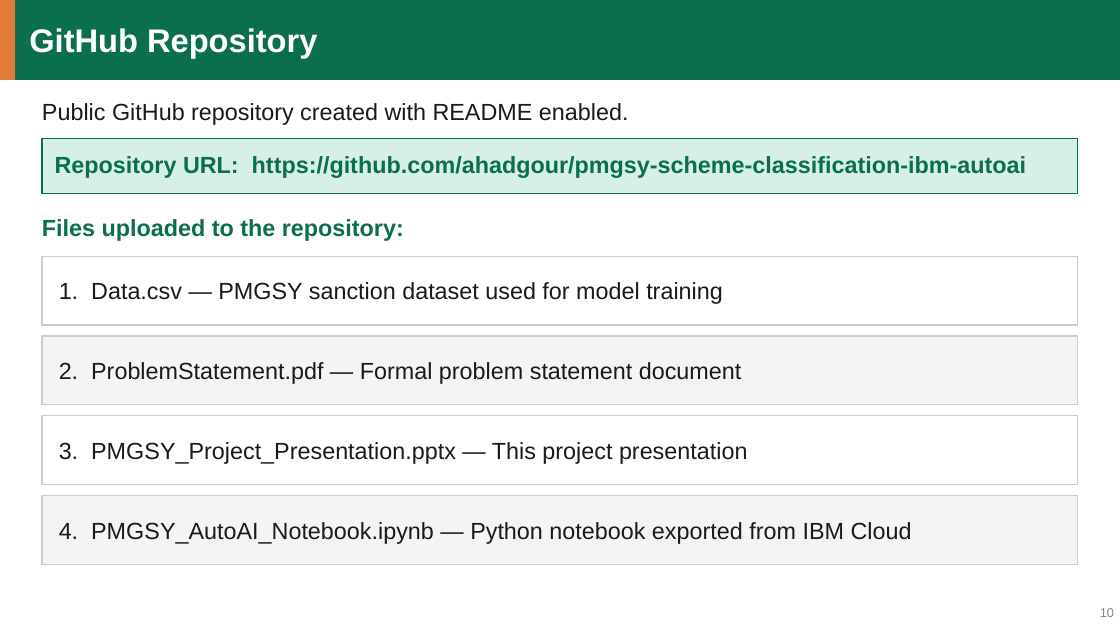
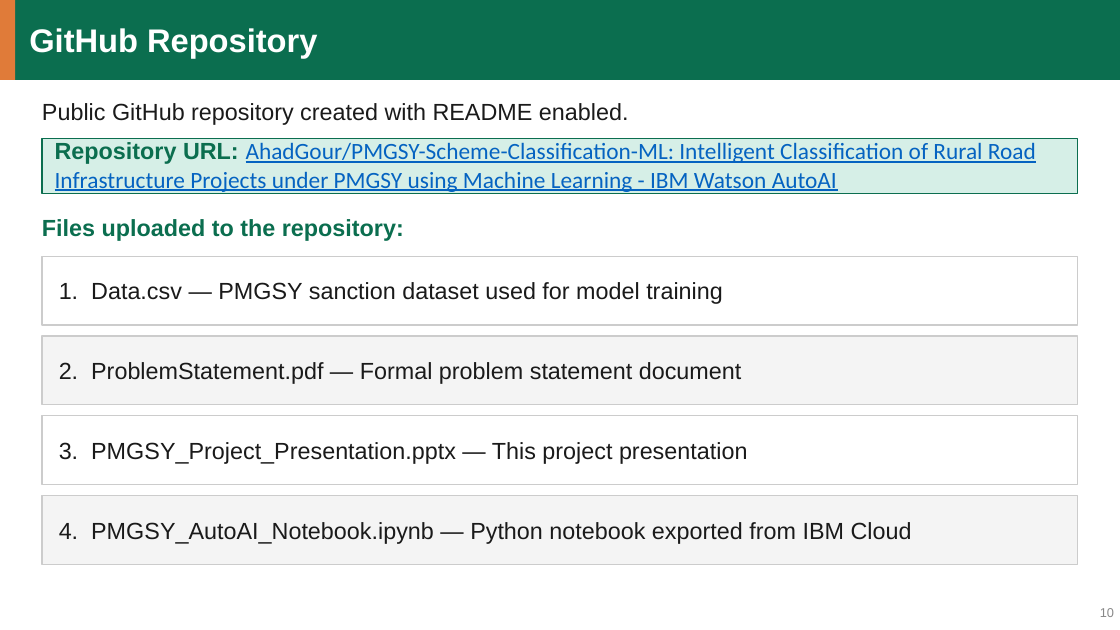
Before and after one commit to AhadGour/PMGSY-Scheme-Classification-ML, a slide deck: slide 10 of PMGSY_Project_Presentation_v2.pptx. Drawn at 1120x630 pixels with LibreOffice and Linux fonts; fonts in the diff are those of the drawing. Boxes give left, top, right and bottom in pixels: in the first picture for what was removed or moved away, otherwise in the second. Text is boxed around its words. In the diff, an @@ line names an element or a change of style, - is before the commit and + after.

```diff
--- a/PMGSY_Project_Presentation_v2.pptx
+++ b/PMGSY_Project_Presentation_v2.pptx
@@ text at bbox=[55, 142, 1036, 194]: text changed; font Arial to Calibri; text colour #0B6E4F to #0563C1; bold off @@
-Repository URL: https://github.com/ahadgour/pmgsy-scheme-classification-ibm-autoai
+Repository URL: AhadGour/PMGSY-Scheme-Classification-ML: Intelligent Classification of Rural Road Infrastructure Projects under PMGSY using Machine Learning - IBM Watson AutoAI
```
